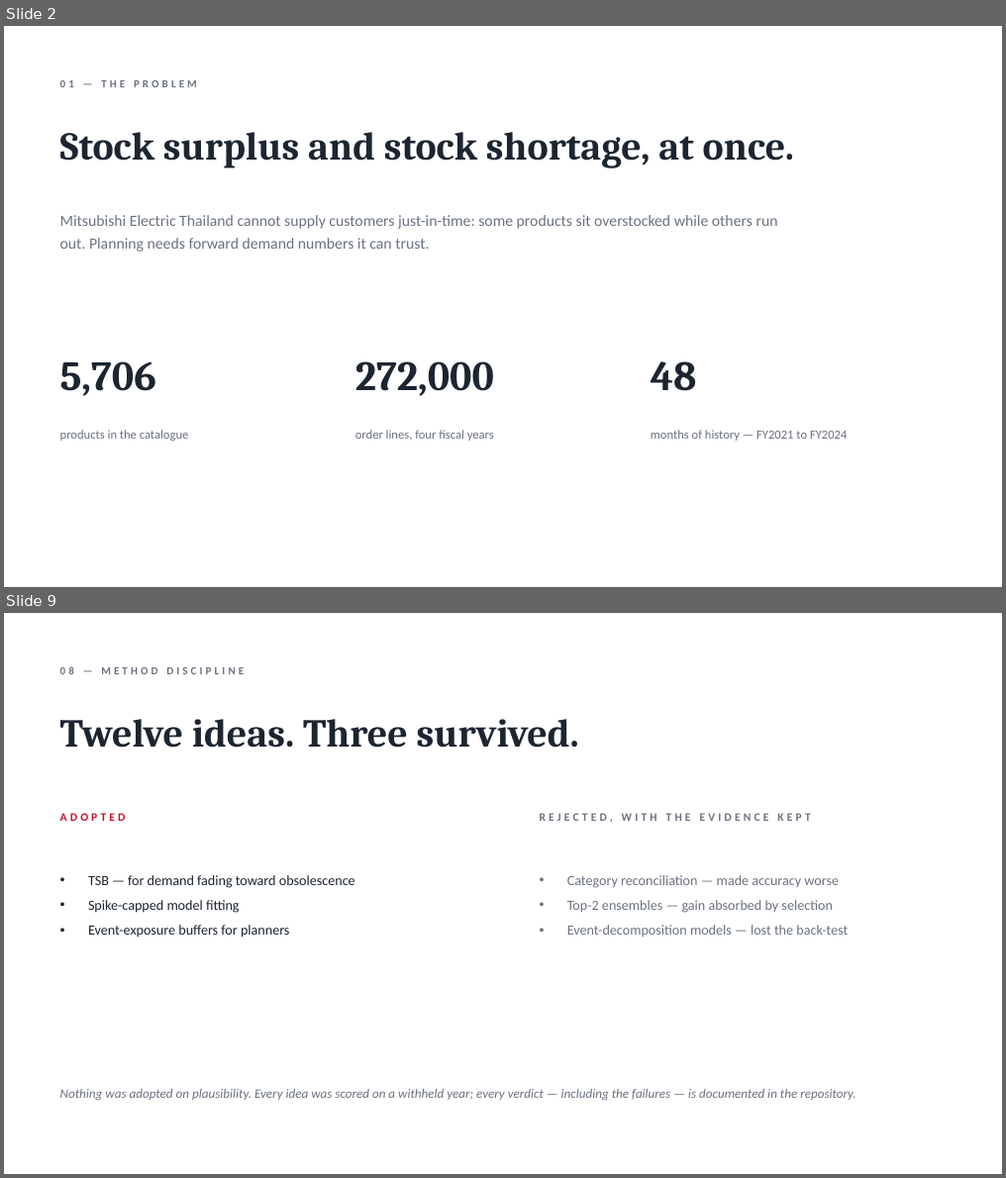
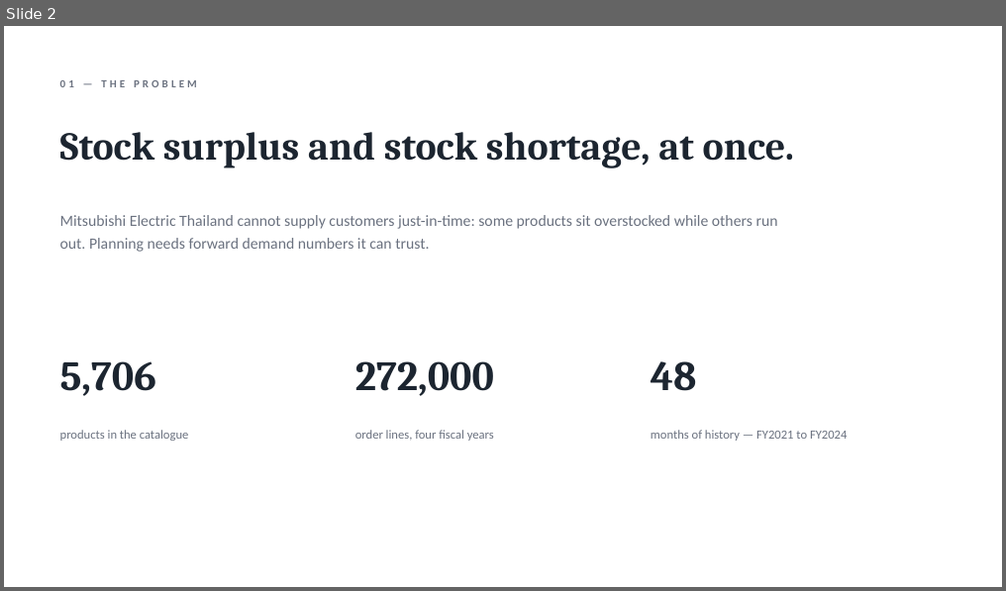
Before and after one commit to DokkDokki/SOE-105, a slide deck: presentation/FY2025_progress_report.pptx. Shown one above the other, each under a label of ours: slides 2 and 9 before the commit, slide 2 after it; the slides between them are not shown. The pictures are 1006x1178 and 1006x591 pixels, drawn with LibreOffice and Linux fonts; fonts in the diff are those of the drawing. Boxes give left, top, right and bottom in pixels: in the first picture for what was removed or moved away, otherwise in the second. Text is boxed around its words. In the diff, an @@ line names an element or a change of style, - is before the commit and + after.

```diff
--- a/presentation/FY2025_progress_report.pptx
+++ b/presentation/FY2025_progress_report.pptx
@@ slide 9 removed at [4,613,1002,1174], background #FFFFFF @@
@@ text removed at [60,666,244,674] @@
-08 — METHOD DISCIPLINE
@@ text removed at [60,719,579,748] @@
-Twelve ideas. Three survived.
@@ text removed at [60,813,126,821] @@
-ADOPTED
@@ text removed at [540,813,810,822] @@
-REJECTED, WITH THE EVIDENCE KEPT
@@ text removed at [88,875,355,938] @@
-• TSB — for demand fading toward obsolescence
-• Spike-capped model fitting
-• Event-exposure buffers for planners
@@ text removed at [567,875,847,937] @@
-• Category reconciliation — made accuracy worse
-• Top-2 ensembles — gain absorbed by selection
-• Event-decomposition models — lost the back-test
@@ text removed at [60,1089,855,1100] @@
-Nothing was adopted on plausibility. Every idea was scored on a withheld year; every verdict — including the failures — is documented in the repository.
```
Also in this commit, not shown: 3 slides changed, 7 slides added, 7 other slides removed, 3 other files.
